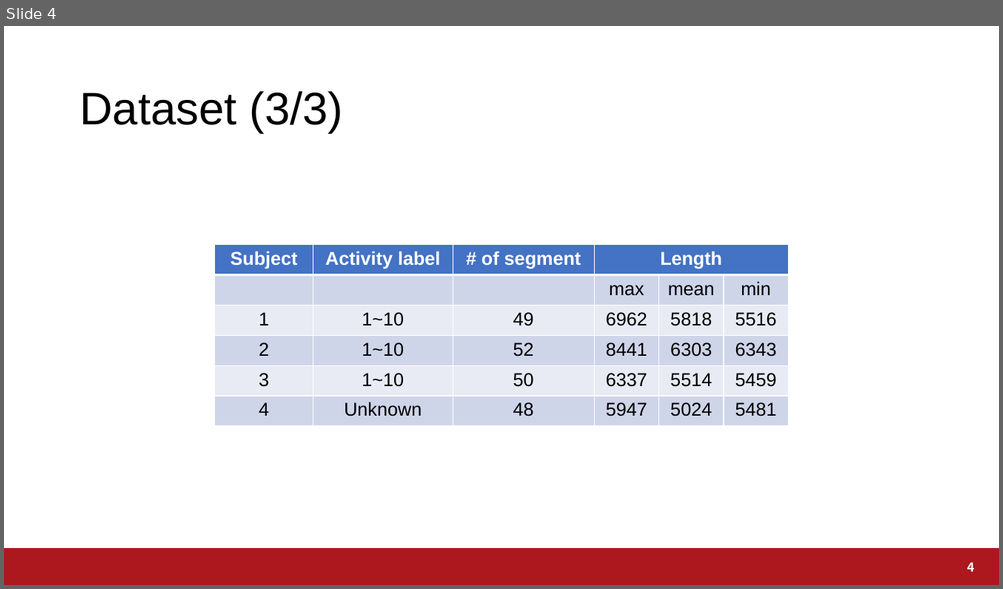
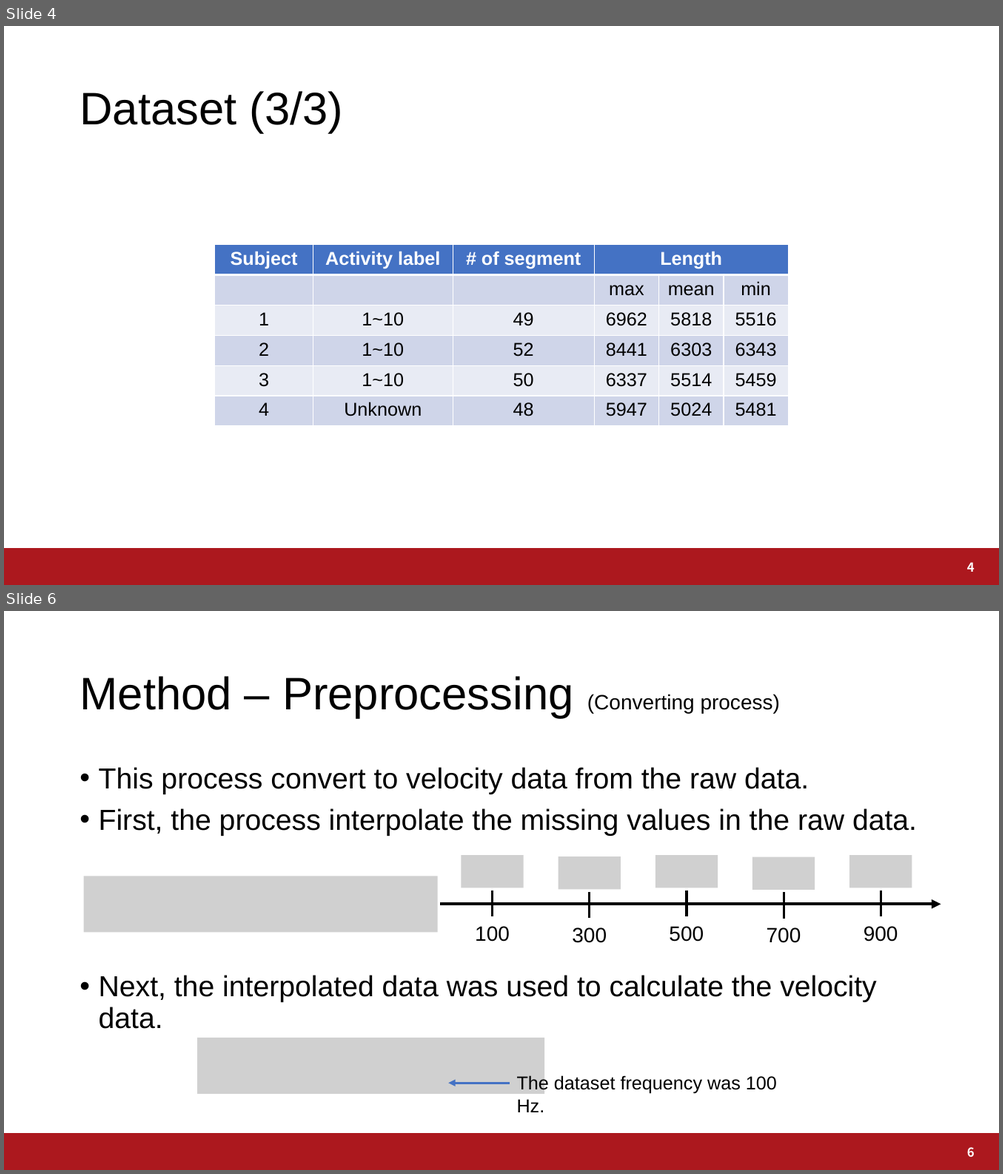
Before and after one commit to a2h1r0/lab, a slide deck: paper/ABC2021BentoChallenge/ABC2021.pptx. Shown one above the other, each under a label of ours: slide 4 before the commit, slides 4 and 6 after it; the slides between them are not shown. The pictures are 1003x589 and 1003x1174 pixels, drawn with LibreOffice and Linux fonts; fonts in the diff are those of the drawing; grey boxes stand for pictures; background and template pictures are left out. Boxes give left, top, right and bottom in pixels: in the first picture for what was removed or moved away, otherwise in the second. Text is boxed around its words. In the diff, an @@ line names an element or a change of style, - is before the commit and + after.

```diff
--- a/paper/ABC2021BentoChallenge/ABC2021.pptx
+++ b/paper/ABC2021BentoChallenge/ABC2021.pptx
@@ slide 6 added at <box>4,611,999,1170</box>, background #FFFFFF; not listed: 1 template element that a slide beside it also shows @@
@@ title added at <box>79,676,780,718</box>, 44 pt, text #000000 @@
+Method – Preprocessing (Converting process)
@@ text added at <box>99,767,916,1029</box>, 28 pt, text #000000 @@
+• This process convert to velocity data from the raw data.
+• First, the process interpolate the missing values in the raw data.
+• Next, the interpolated data was used to calculate the velocity data.
@@ picture added at <box>84,876,438,932</box> @@
@@ group added at <box>441,856,940,942</box>: 5 lines, 5 pictures, 2 texts, 1 arrow @@
+100
+900
@@ text added at <box>572,928,606,943</box>, 20 pt, text #000000 @@
+300
@@ text added at <box>669,926,703,942</box>, 20 pt, text #000000 @@
+500
@@ text added at <box>766,928,801,943</box>, 20 pt, text #000000 @@
+700
@@ picture added at <box>197,1038,544,1093</box> @@
@@ text added at <box>517,1075,777,1113</box>, 18 pt, text #000000 @@
+The dataset frequency was 100 Hz.
@@ arrow added from (509, 1083) to (448, 1083), #4472C4 2.25 pt @@
@@ page number added at <box>967,1147,974,1157</box>, 12 pt, text #FFFFFF, bold @@
+6
```
Also in this commit, not shown: 1 slide changed.
